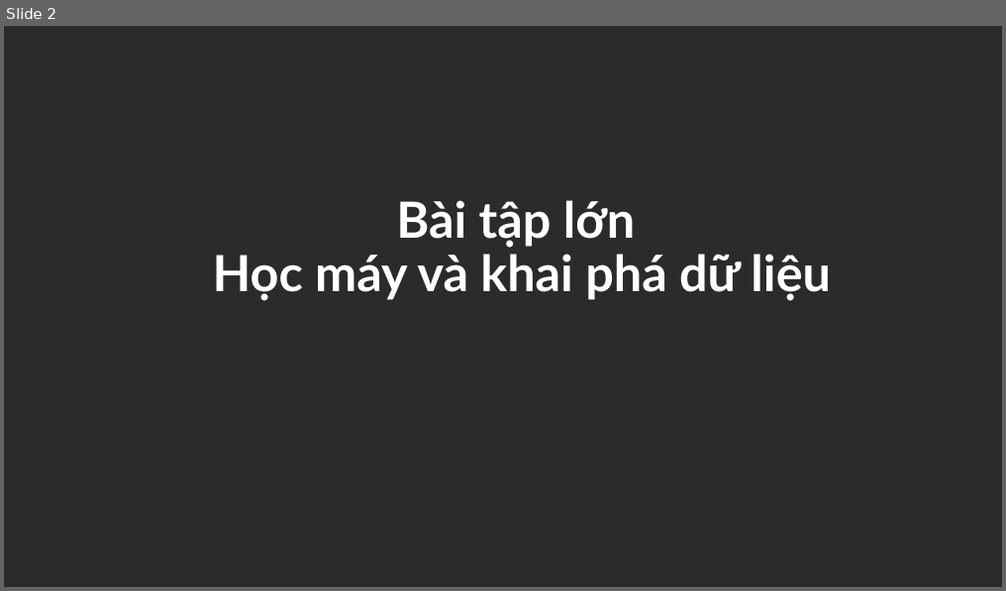
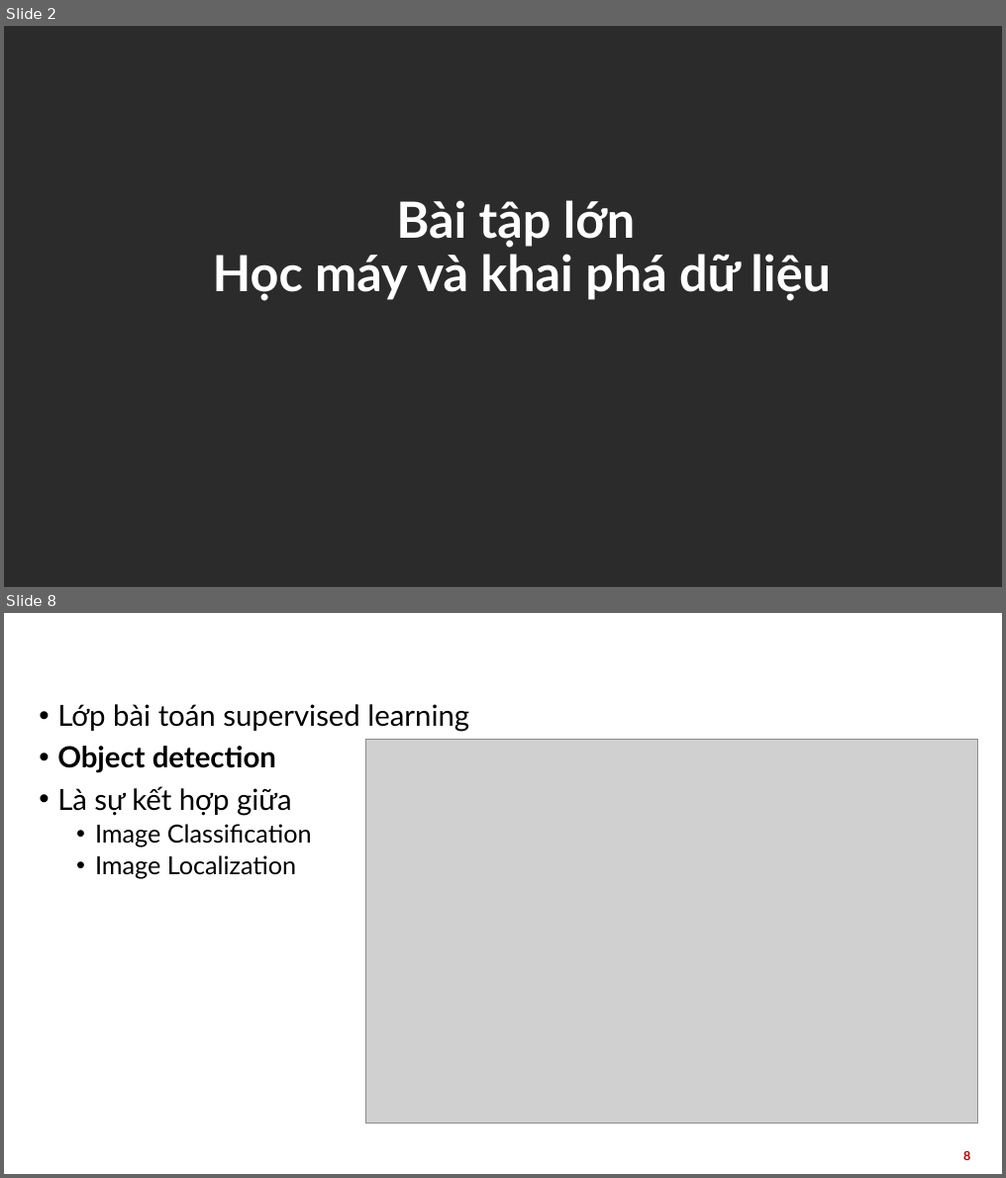
Before and after one commit to congdc00/object_detection, a slide deck: document/Thuyết trình.pptx. Shown one above the other, each under a label of ours: slide 2 before the commit, slides 2 and 8 after it; the slides between them are not shown. The pictures are 1006x591 and 1006x1178 pixels, drawn with LibreOffice and Linux fonts; fonts in the diff are those of the drawing; grey boxes stand for pictures; background and template pictures are left out; a plain dark background stands for a picture behind light text. Boxes give left, top, right and bottom in pixels: in the first picture for what was removed or moved away, otherwise in the second. Text is boxed around its words. In the diff, an @@ line names an element or a change of style, - is before the commit and + after.

```diff
--- a/document/Thuyết trình.pptx
+++ b/document/Thuyết trình.pptx
@@ slide 8 added at <box>4,613,1002,1174</box>, background picture (left out) @@
@@ title added at <box>32,622,974,658</box>, 28 pt, text #FFFFFF, bold @@
+I. Giới thiệu
@@ text added at <box>57,704,469,879</box>, 28 pt, text #000000 @@
+• Lớp bài toán supervised learning
+• Object detection
+• Là sự kết hợp giữa
+  • Image Classification
+  • Image Localization
@@ picture added at <box>365,739,979,1123</box> @@
@@ page number added at <box>963,1152,970,1160</box>, 12 pt, text #C00000, bold @@
+8
```
Also in this commit, not shown: 3 slides changed, 27 other slides added, 5 slides removed, 27 other files.
